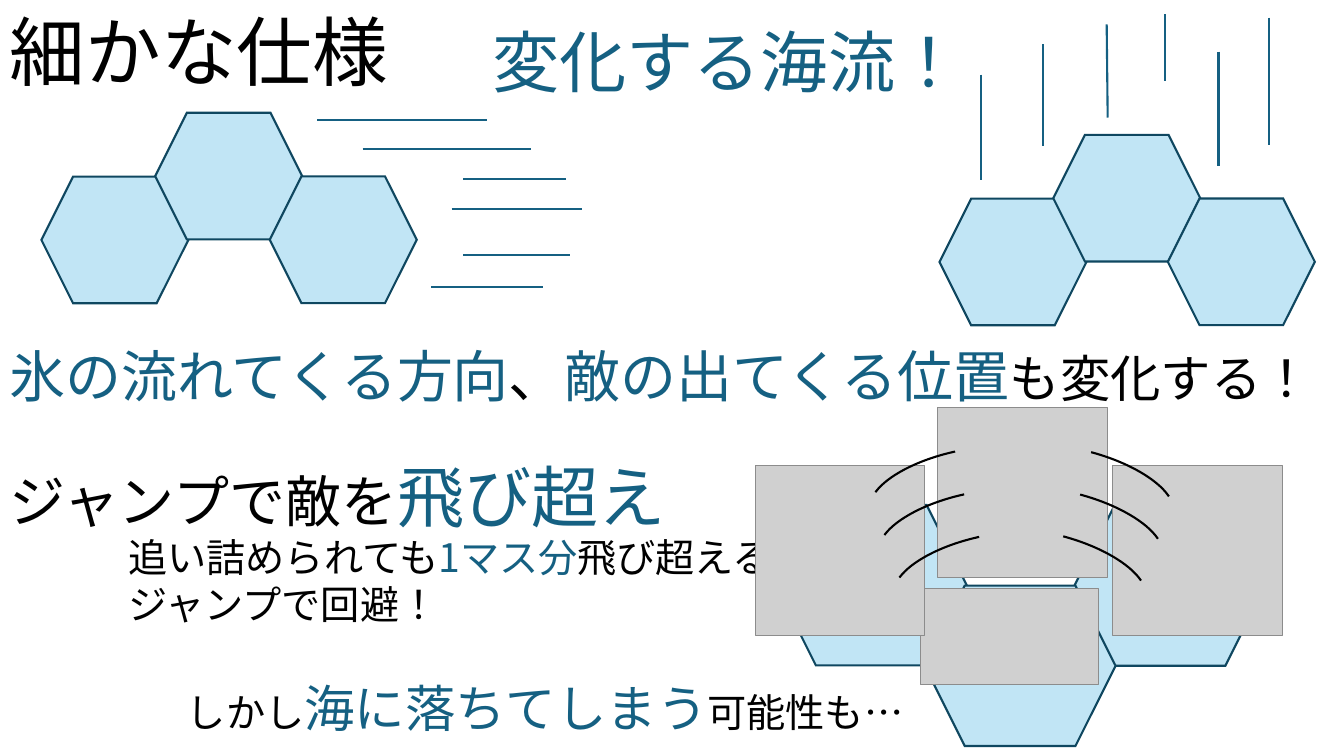
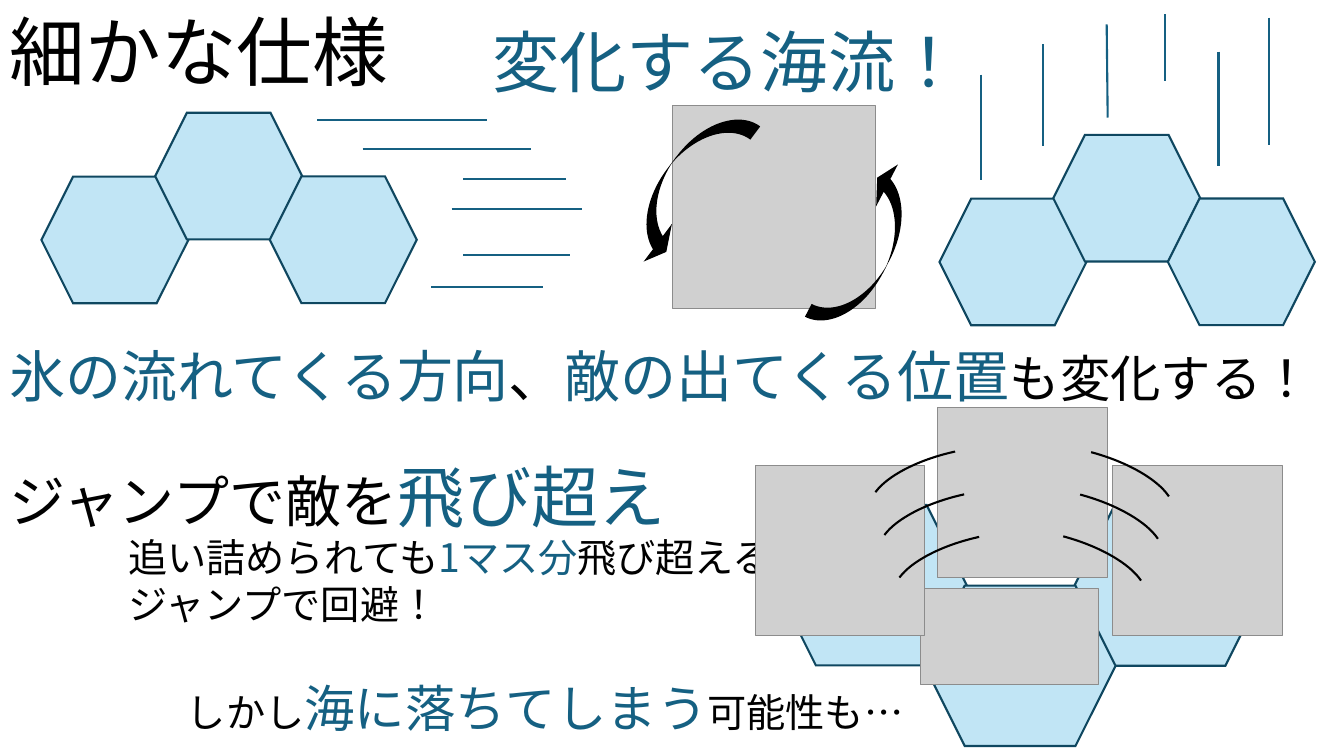
Before and after one commit to RitsukiObara/GraduationTeam, a slide deck: slide 6 of 03_企画書/PenguinPlan.pptx (slide 5 before the commit). Drawn at 1344x756 pixels with LibreOffice and Linux fonts; fonts in the diff are those of the drawing; grey boxes stand for pictures. Boxes give left, top, right and bottom in pixels: in the first picture for what was removed or moved away, otherwise in the second. Text is boxed around its words. In the diff, an @@ line names an element or a change of style, - is before the commit and + after.

```diff
--- a/03_企画書/PenguinPlan.pptx
+++ b/03_企画書/PenguinPlan.pptx
@@ curved right arrow added at [613,97,761,271], fill #000000 @@
@@ picture added at [673,106,875,309] @@
@@ curved right arrow added at [805,157,932,340], fill #000000 @@
```
Also in this commit, not shown: 3 other slides changed, 1 slide added.
